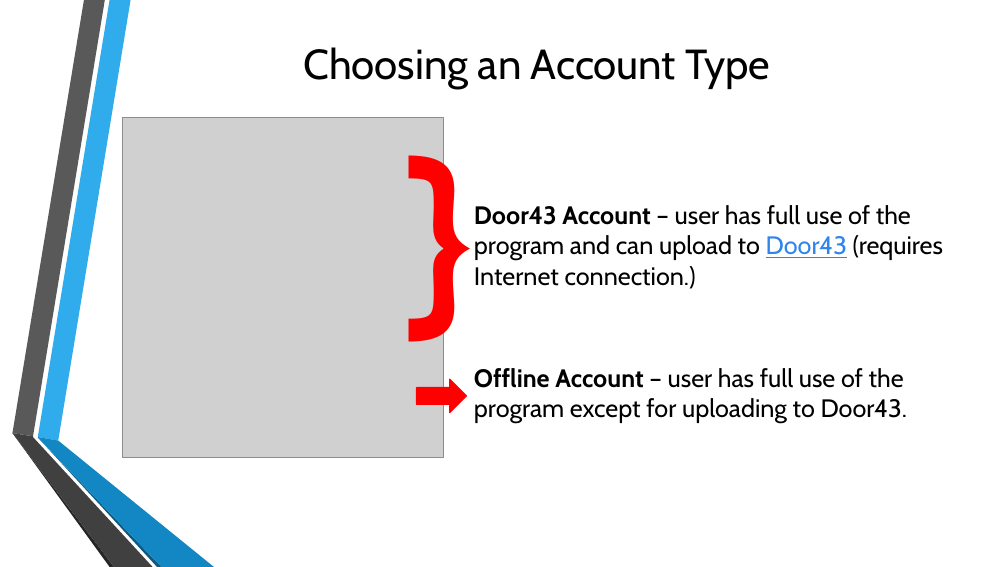
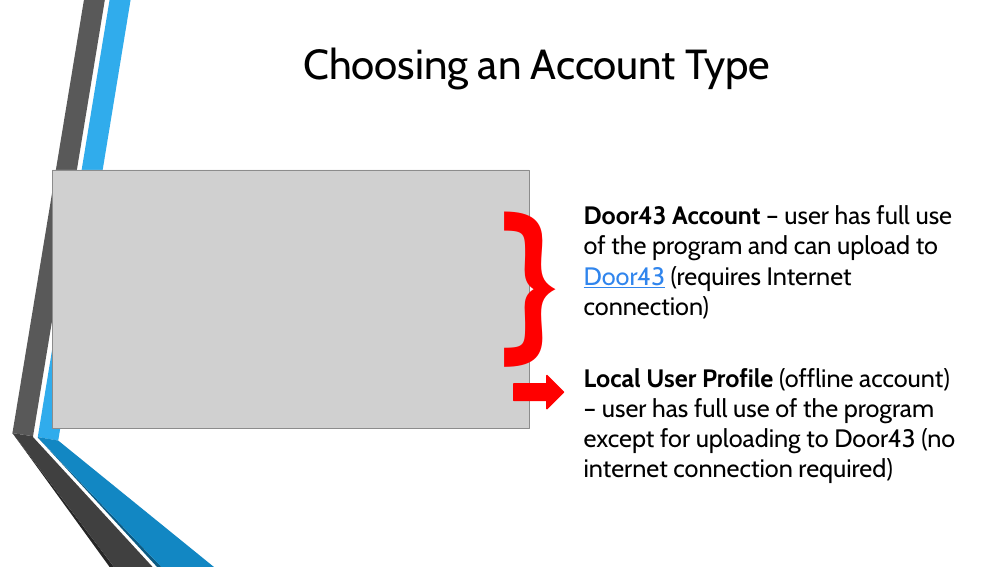
Before and after one commit to unfoldingWord-dev/translationStudio-Info, a slide deck: slide 13 of docs/GetStarted.pptx (slide 6 before the commit). Drawn at 1008x567 pixels with LibreOffice and Linux fonts; fonts in the diff are those of the drawing; grey boxes stand for pictures; background and template pictures are left out. Boxes give left, top, right and bottom in pixels: in the first picture for what was removed or moved away, otherwise in the second. Text is boxed around its words. In the diff, an @@ line names an element or a change of style, - is before the commit and + after.

```diff
--- a/docs/GetStarted.pptx
+++ b/docs/GetStarted.pptx
@@ picture resized from (x1=123, y1=118, x2=443, y2=457) to (x1=52, y1=170, x2=529, y2=428) @@
@@ text "}" moved from (x1=399, y1=100, x2=433, y2=362) to (x1=495, y1=165, x2=529, y2=385) @@
@@ text "}" at (x1=495, y1=165, x2=529, y2=385): size 200 to 167 pt @@
@@ text at (x1=584, y1=205, x2=955, y2=483): text changed @@
-Door43 Account – user has full use of the program and can upload to Door43 (requires Internet connection.)
-Offline Account – user has full use of the program except for uploading to Door43.
+Door43 Account – user has full use of the program and can upload to Door43 (requires Internet connection)
+Local User Profile (offline account) – user has full use of the program except for uploading to Door43 (no internet connection required)
@@ right arrow moved from (x1=417, y1=380, x2=467, y2=413) to (x1=514, y1=376, x2=564, y2=409) @@
```
Also in this commit, not shown: 6 other slides changed, 9 slides added, 2 slides removed, 1 other file.
